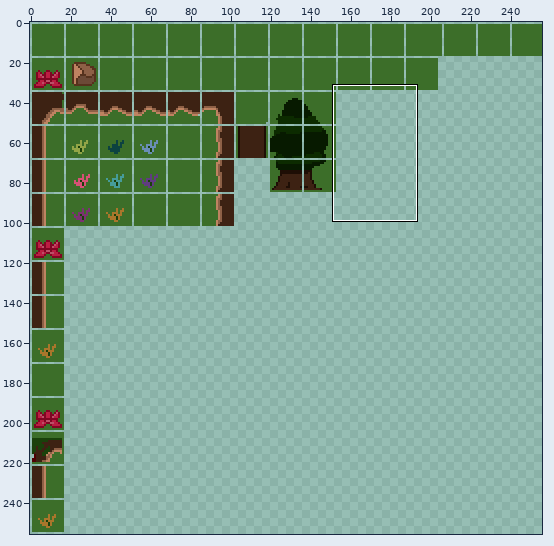
One commit to this sprite sheet: monster/res/textures/basic_16.png. Above, an overview of the earlier version with the close-up marked.
Close-up. First the earlier version:
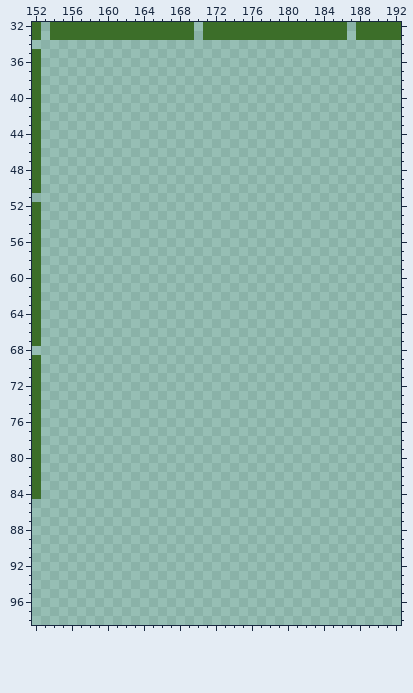
The file is 256x256 pixels. Colours within 5 levels of each other are drawn and written as one. Shown: x 152..192, y 32..98.
Once edited:
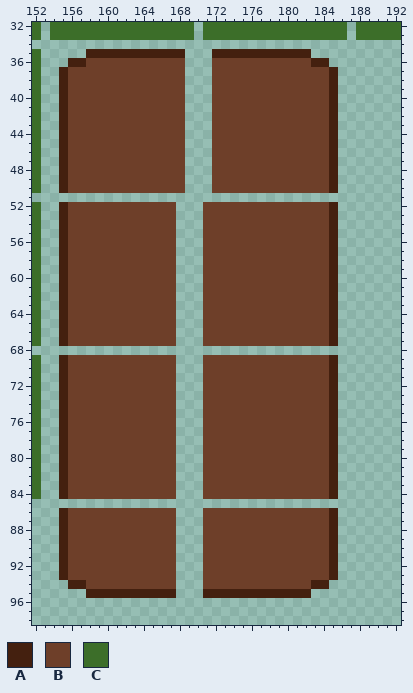
Palette (. is transparent): A #44200f  B #6e3f29  C #3c6e29
Diff:
The author put colour A in row 35 at x 158 to 168 and 172 to 182; in row 36 at x 156 to 157 and 183 to 184; in rows 37 to 50 at x 155 and 185; in rows 52 to 67 at x 155 and 185; in rows 69 to 84 at x 155 and 185; in rows 86 to 93 at x 155 and 185.
The author put colour A in row 94 at x 156 to 157 and 183 to 184; in row 95 at x 158 to 167 and 171 to 182.
The author put colour B in row 36 at x 158 to 168 and 172 to 182; in rows 37 to 50 at x 156 to 168 and 172 to 184; in rows 52 to 67 at x 156 to 167 and 171 to 184; in rows 69 to 84 at x 156 to 167 and 171 to 184; in rows 86 to 93 at x 156 to 167 and 171 to 184; in row 94 at x 158 to 167 and 171 to 182.
Where, in picture pixels (left, top, right, bottom), the same in both close-ups:
added: (59, 49, 338, 598)
